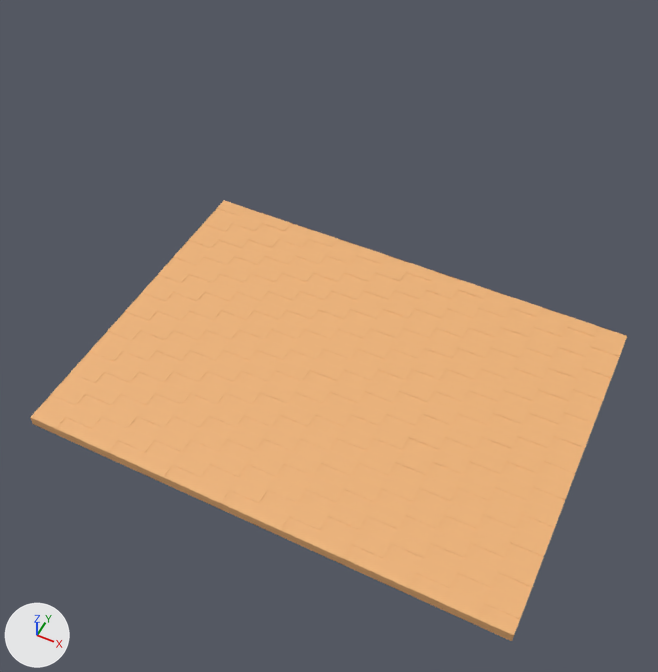
An edit to the glTF model static/models/Ground.glb, drawn before and after from the same camera.
Before and after are seen from a 50 mm lens placed at (10.2, -20.7, 23.5), pointed at (1.1, -2.6, 0.9). The lights are fixed; the arrows at lower left show +X, +Y and +Z. The picture after the commit comes second. Vertices at exactly the same position are counted once.

In view in the first picture: 'Ground'.
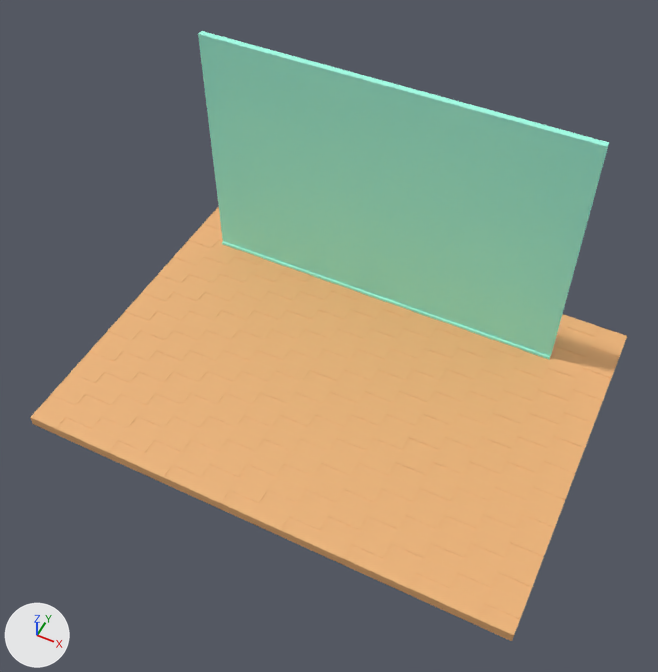
Changed parts and their boxes (x1, y1, x2, y2) in the pictures (658 x 672 px):
'Ground', reshaped (38% taller)
    before: (30, 200, 627, 641)
    after: (30, 31, 627, 641)
part 1 of me_cube_011, added (green)
    after: (198, 31, 609, 359)

The change, as a list of edits to the scene's bpy script:
```text
Add mat_shelves:
    mat_shelves = principled_material('Shelves')
    mat_shelves.base_color = (0.372, 1.0, 0.791)  # green #a4ffe6
    mat_shelves.roughness = 1.0
Change me_cube_011:
    used by ob_ground; location = (0.0, 0.0, 0.0)
    remove me_cube_011.from_pydata(...)  # 3260 vertices, 8132 faces; spans x -8.0..10.0, y -8.0..5.3, z -3.0..-2.6
    add me_cube_011.from_pydata(...)  # 3276 vertices, 8160 faces; spans x -8.0..10.0, y -8.0..5.3, z -3.0..7.0
    me_cube_011 part 1: a new loose piece of 16 vertices spanning x -6.6..7.6, y 2.9..3.2, z -2.7..7.0, in mat_shelves (green #a4ffe6)
    add me_cube_011.materials.append(mat_shelves)  # green #a4ffe6
```
